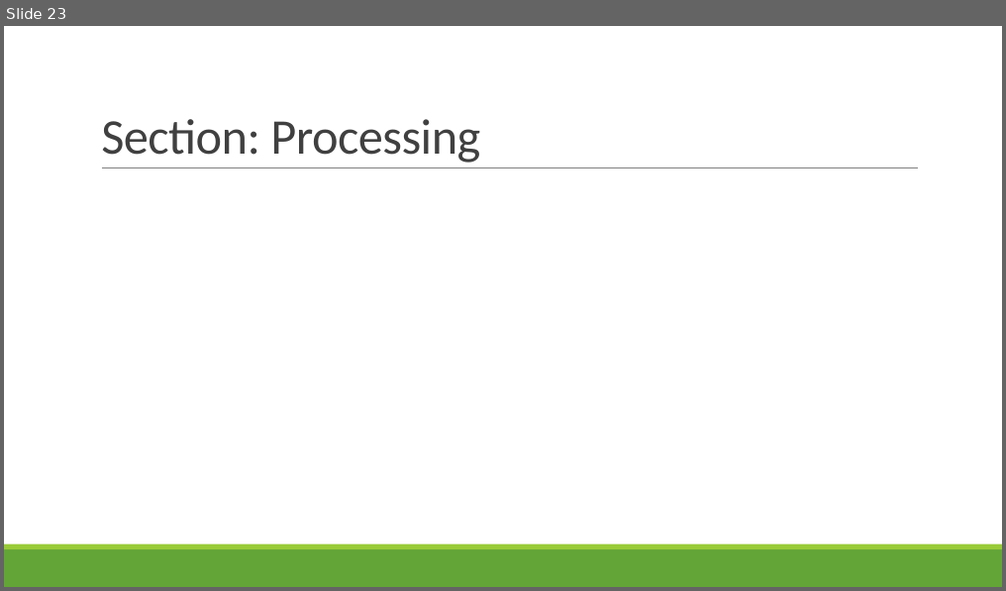
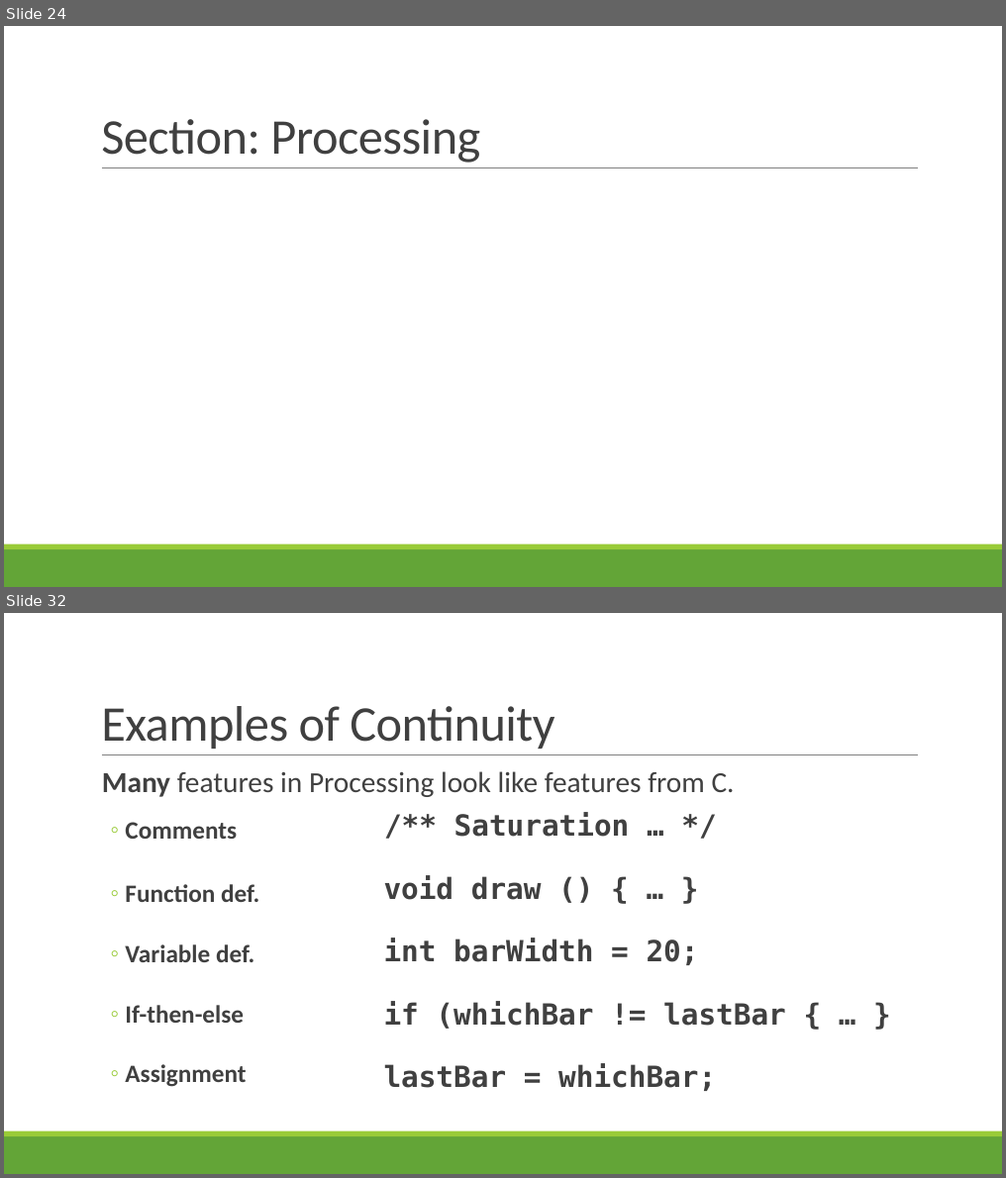
Before and after one commit to rbohrer/pl-course, a slide deck: LectureSlides/12Play.pptx. Shown one above the other, each under a label of ours: slide 23 before the commit, slides 24 and 32 after it; the slides between them are not shown. The pictures are 1006x591 and 1006x1178 pixels, drawn with LibreOffice and Linux fonts; fonts in the diff are those of the drawing. Boxes give left, top, right and bottom in pixels: in the first picture for what was removed or moved away, otherwise in the second. Text is boxed around its words. In the diff, an @@ line names an element or a change of style, - is before the commit and + after.

```diff
--- a/LectureSlides/12Play.pptx
+++ b/LectureSlides/12Play.pptx
@@ slide 32 added at [4, 613, 1002, 1174], background #FFFFFF; not listed: 3 template elements that a slide beside it also shows @@
@@ title added at [101, 706, 554, 749], 48 pt, text #404040 @@
+Examples of Continuity
@@ text added at [102, 771, 735, 797], 28 pt, text #404040 @@
+  Many features in Processing look like features from C.
@@ text added at [384, 812, 786, 1091], 28 pt, text #404040, bold @@
+  /** Saturation … */
+  void draw () { … }
+  int barWidth = 20;
+  if (whichBar != lastBar { … }
+  lastBar = whichBar;
@@ text added at [125, 822, 259, 1087], 24 pt, text #404040, bold @@
+  ◦ Comments
+  ◦ Function def.
+  ◦ Variable def.
+  ◦ If-then-else
+  ◦ Assignment
@@ what was slide 23 is now slide 24 @@
```
Also in this commit, not shown: 2 slides changed, 12 other slides added.
